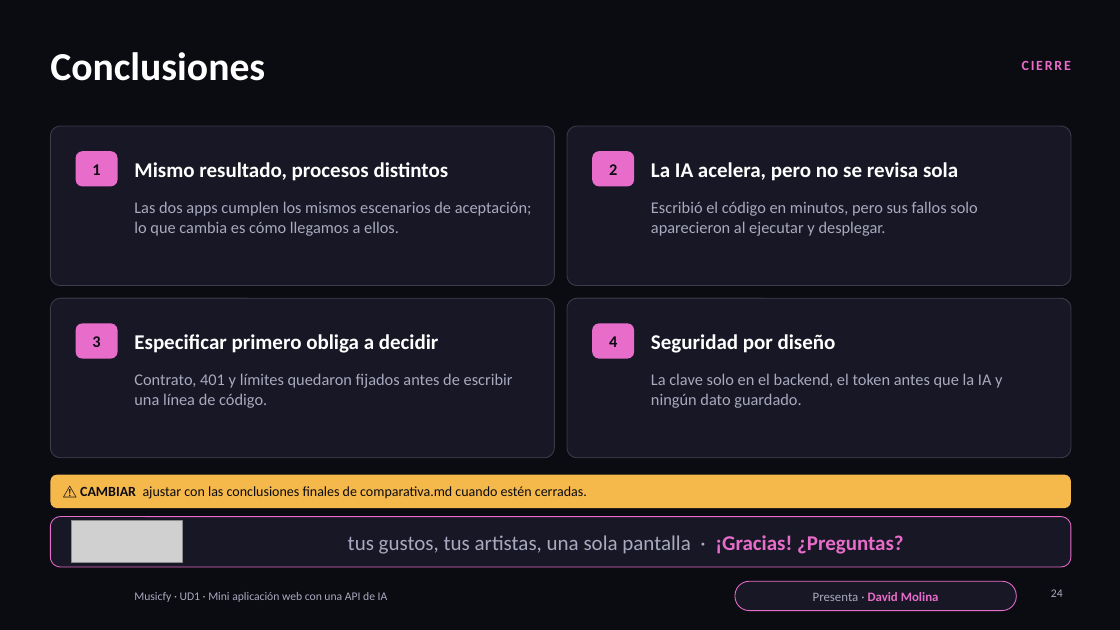
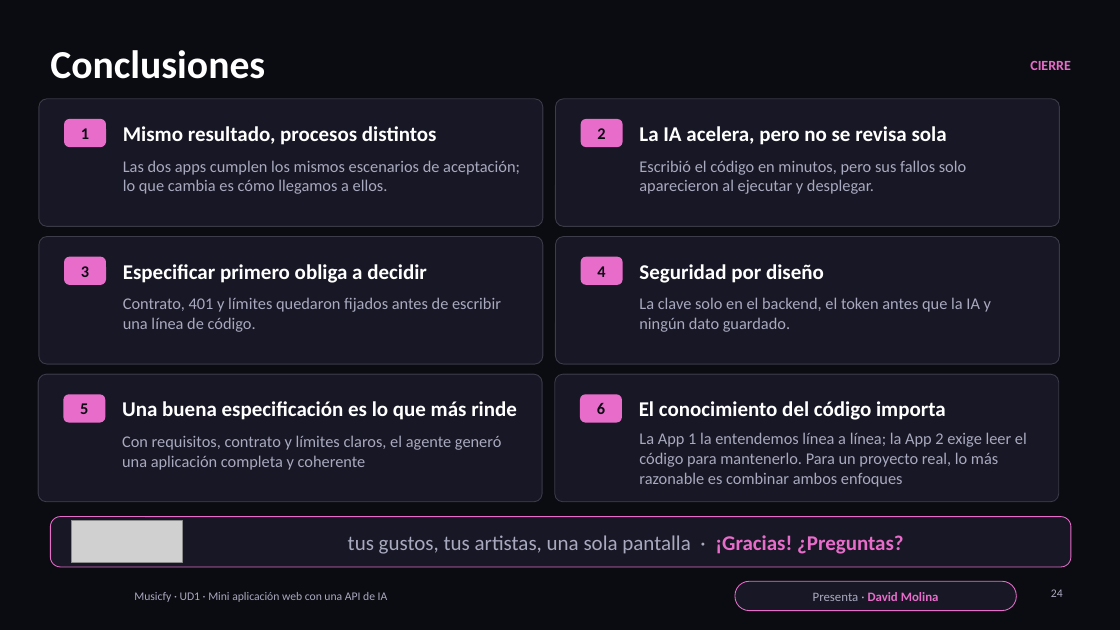
Before and after one commit to N13T4C0/ProyectoWebIA, a slide deck: slide 24 of presentacion/Musicfy-Presentacion.pptx. Drawn at 1120x630 pixels with LibreOffice and Linux fonts; fonts in the diff are those of the drawing; grey boxes stand for pictures; background and template pictures are left out. Boxes give left, top, right and bottom in pixels: in the first picture for what was removed or moved away, otherwise in the second. Text is boxed around its words. In the diff, an @@ line names an element or a change of style, - is before the commit and + after.

```diff
--- a/presentacion/Musicfy-Presentacion.pptx
+++ b/presentacion/Musicfy-Presentacion.pptx
@@ text "CIERRE" at [1030, 61, 1070, 70]: letter spacing 1.5 to 0 pt; less space between paragraphs @@
@@ rounded rectangle: place and size @@
-rounded rectangle at [50, 126, 555, 286]
+rounded rectangle at [39, 99, 543, 227]
@@ text "1": place and size @@
-text "1" at [92, 164, 100, 175]
+text "1" at [81, 128, 89, 139]
@@ rounded rectangle: place and size @@
-rounded rectangle at [76, 151, 118, 187]
+rounded rectangle at [64, 119, 106, 148]
@@ text "Mismo resultado, procesos distintos": place and size @@
-text "Mismo resultado, procesos distintos" at [134, 162, 449, 181]
+text "Mismo resultado, procesos distintos" at [123, 126, 437, 145]
@@ rounded rectangle: place and size @@
-rounded rectangle at [567, 126, 1071, 286]
+rounded rectangle at [555, 99, 1060, 227]
@@ text "2": place and size @@
-text "2" at [609, 164, 617, 175]
+text "2" at [597, 128, 605, 139]
@@ rounded rectangle: place and size @@
-rounded rectangle at [592, 151, 634, 187]
+rounded rectangle at [581, 119, 623, 148]
@@ text "La IA acelera, pero no ...": place and size @@
-text "La IA acelera, pero no ..." at [651, 162, 958, 181]
+text "La IA acelera, pero no ..." at [639, 126, 947, 145]
@@ text "Las dos apps cumplen los ...": place and size @@
-text "Las dos apps cumplen los ..." at [134, 201, 532, 236]
+text "Las dos apps cumplen los ..." at [123, 160, 520, 194]
@@ text "Escribió el código en minutos, ...": place and size @@
-text "Escribió el código en minutos, ..." at [651, 201, 977, 236]
+text "Escribió el código en minutos, ..." at [639, 160, 966, 194]
@@ rounded rectangle added at [39, 237, 543, 365], fill #171725, outline #A9A9BF 0.75 pt @@
@@ rounded rectangle added at [555, 237, 1060, 365], fill #171725, outline #A9A9BF 0.75 pt @@
@@ text "3": place and size @@
-text "3" at [92, 336, 100, 347]
+text "3" at [81, 266, 89, 277]
@@ rounded rectangle added at [64, 257, 106, 286], fill #E86CCA @@
@@ text "Especificar primero obliga a decidir": place and size @@
-text "Especificar primero obliga a decidir" at [134, 334, 439, 353]
+text "Especificar primero obliga a decidir" at [123, 264, 427, 283]
@@ text "4": place and size @@
-text "4" at [609, 336, 617, 347]
+text "4" at [597, 266, 605, 277]
@@ rounded rectangle added at [581, 257, 623, 286], fill #E86CCA @@
@@ text "Seguridad por diseño": place and size @@
-text "Seguridad por diseño" at [651, 334, 836, 353]
+text "Seguridad por diseño" at [639, 264, 824, 283]
@@ text "Contrato, 401 y límites quedaron ...": place and size @@
-text "Contrato, 401 y límites quedaron ..." at [134, 373, 513, 408]
+text "Contrato, 401 y límites quedaron ..." at [123, 297, 501, 332]
@@ text "La clave solo en el ...": place and size @@
-text "La clave solo en el ..." at [651, 373, 1002, 408]
+text "La clave solo en el ..." at [639, 297, 991, 332]
@@ rounded rectangle: place and size @@
-rounded rectangle at [50, 298, 555, 458]
+rounded rectangle at [38, 374, 542, 502]
@@ rounded rectangle: place and size @@
-rounded rectangle at [567, 298, 1071, 458]
+rounded rectangle at [555, 374, 1059, 502]
@@ rounded rectangle: place and size @@
-rounded rectangle at [76, 323, 118, 359]
+rounded rectangle at [63, 394, 105, 423]
@@ text added at [80, 403, 88, 414], 14 pt, text #0B0B12, bold @@
+5
@@ text added at [122, 401, 517, 420], 18 pt, text #FFFFFF, bold @@
+Una buena especificación es lo que más rinde
@@ rounded rectangle: place and size @@
-rounded rectangle at [592, 323, 634, 359]
+rounded rectangle at [580, 394, 622, 423]
@@ text added at [597, 403, 605, 414], 14 pt, text #0B0B12, bold @@
+6
@@ text added at [639, 401, 946, 420], 18 pt, text #FFFFFF, bold @@
+El conocimiento del código importa
@@ text added at [122, 435, 501, 470], 14 pt, text #A9A9BF @@
+Con requisitos, contrato y límites claros, el agente generó una aplicación completa y coherente
@@ text added at [639, 432, 1027, 487], 14 pt, text #A9A9BF @@
+La App 1 la entendemos línea a línea; la App 2 exige leer el código para mantenerlo. Para un proyecto real, lo más razonable es combinar ambos enfoques
@@ rounded rectangle removed at [50, 475, 1071, 508] @@
@@ text removed at [80, 486, 587, 499] @@
-⚠ CAMBIAR ajustar con las conclusiones finales de comparativa.md cuando estén cerradas.
```
Also in this commit, not shown: 23 other slides changed.
